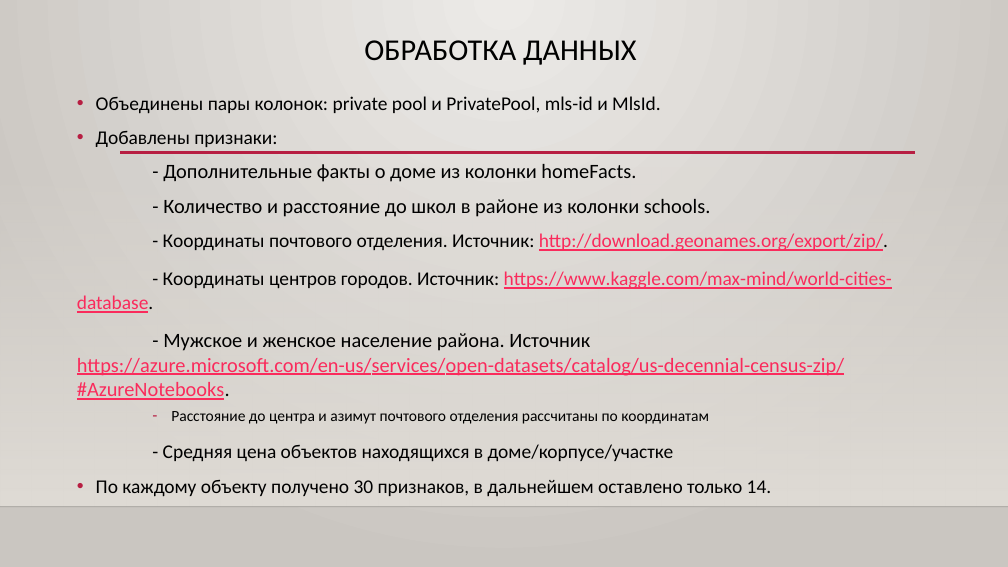
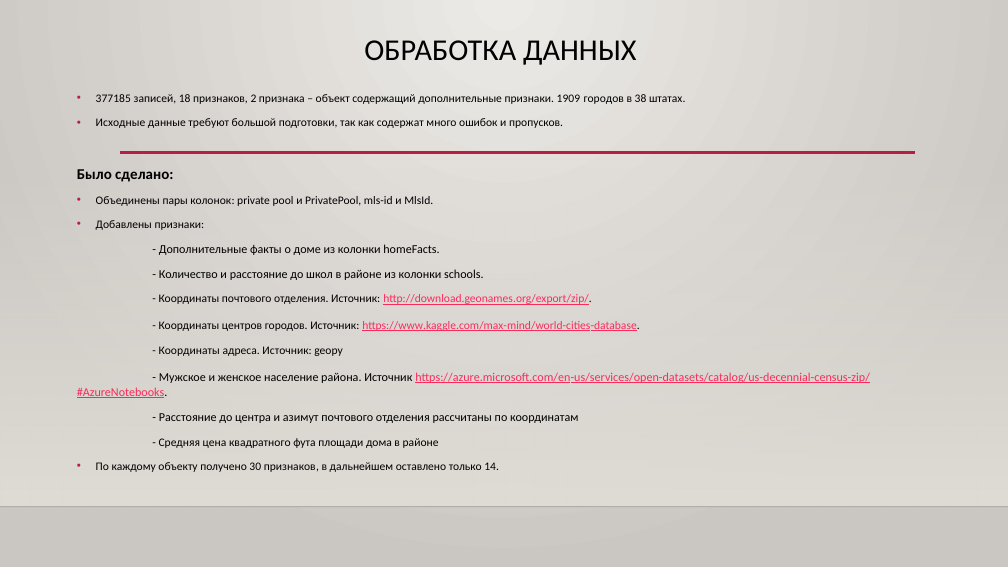
Before and after one commit to Sokolov-IM/sim-repo, a slide deck: slide 4 of Дипломный проект/Sokolov_presentation.pptx. Drawn at 1008x567 pixels with LibreOffice and Linux fonts; fonts in the diff are those of the drawing; background and template pictures are left out. Boxes give left, top, right and bottom in pixels: in the first picture for what was removed or moved away, otherwise in the second. Text is boxed around its words. In the diff, an @@ line names an element or a change of style, - is before the commit and + after.

```diff
--- a/Дипломный проект/Sokolov_presentation.pptx
+++ b/Дипломный проект/Sokolov_presentation.pptx
@@ text at (77,94,685,182): paragraphs added @@
+• 377185 записей, 18 признаков, 2 признака – объект содержащий дополнительные признаки. 1909 городов в 38 штатах.
+• Исходные данные требуют большой подготовки, так как содержат много ошибок и пропусков.
+Было сделано:
@@ text at (77,196,870,472): size 18.5 to 11 pt in "Объединены пары колонок: private pool и PrivatePool, ...", "Добавлены признаки:", "- Координаты почтового отделения. Источник: http://download. ...", "- Координаты центров городов. Источник: https://www.kaggle.c ..." and 1 more places; size 19.4 to 11.6 pt in "- Дополнительные факты о доме из колонки ...", "- Количество и расстояние до школ в ...", "- Мужское и женское население района. Источник ..." @@
@@ text at (159,346,342,356): paragraph added @@
+- Координаты адреса. Источник: geopy
@@ text at (159,413,578,448): text changed; size 14.8 to 11.6 pt @@
-    – Расстояние до центра и азимут почтового отделения рассчитаны по координатам
-- Средняя цена объектов находящихся в доме/корпусе/участке
+- Расстояние до центра и азимут почтового отделения рассчитаны по координатам
+- Средняя цена квадратного фута площади дома в районе
```
Also in this commit, not shown: 1 other slide changed.
